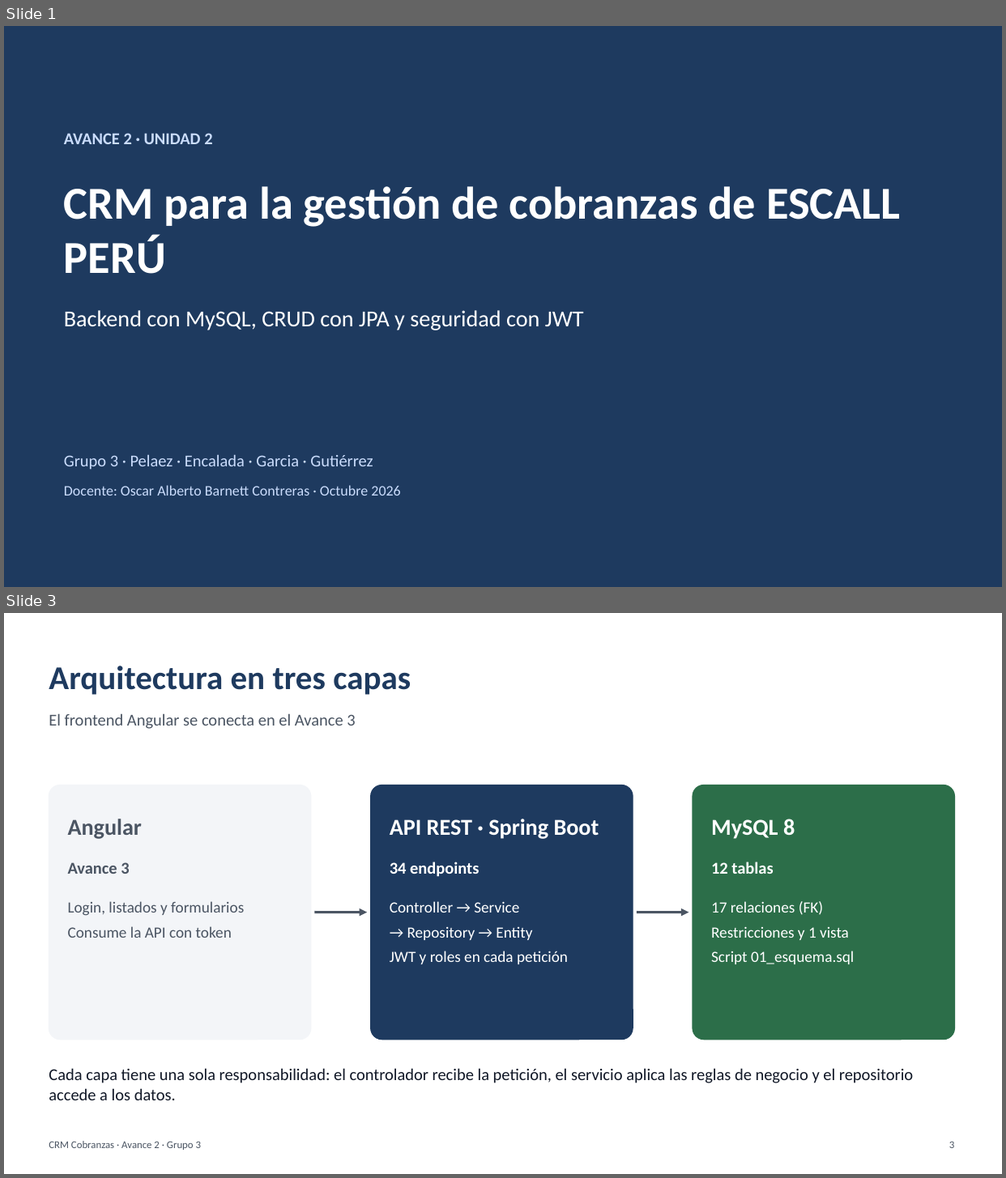
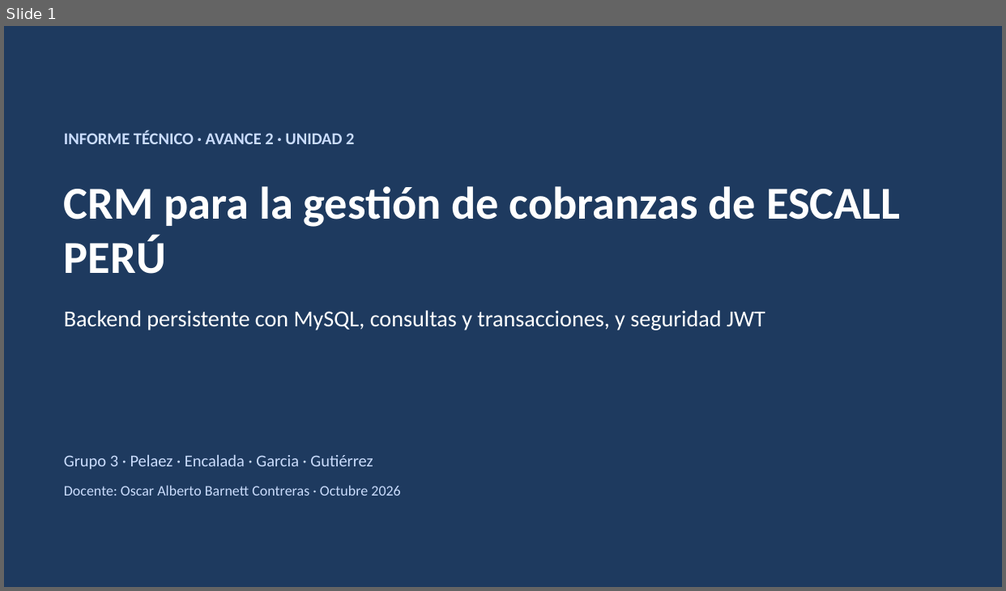
Before and after one commit to PaoloPelaezVillanueva/web, a slide deck: docs/avance-2/Presentacion_Avance_2_CRM_Cobranzas.pptx. Shown one above the other, each under a label of ours: slides 1 and 3 before the commit, slide 1 after it; the slides between them are not shown. The pictures are 1006x1178 and 1006x591 pixels, drawn with LibreOffice and Linux fonts; fonts in the diff are those of the drawing. Boxes give left, top, right and bottom in pixels: in the first picture for what was removed or moved away, otherwise in the second. Text is boxed around its words. In the diff, an @@ line names an element or a change of style, - is before the commit and + after.

Commit message:
Reestructura informe y presentacion segun la rubrica de 12 criterios
- Informe: 12 rubros en el orden de la estructura institucional.
- Consultas JPQL y transacciones documentadas con evidencia.
- Seguridad con usuarios de prueba, reglas por recurso y ejemplos 401/403/404/200.
- Tecnologias con versiones; persistencia tras reinicio marcada como pendiente (MySQL).
- Presentacion con el mismo orden que el informe.

```diff
--- a/docs/avance-2/Presentacion_Avance_2_CRM_Cobranzas.pptx
+++ b/docs/avance-2/Presentacion_Avance_2_CRM_Cobranzas.pptx
@@ slide 3 removed at (4, 613, 1002, 1174), background #FFFFFF @@
@@ text removed at (49, 666, 411, 695) @@
-Arquitectura en tres capas
@@ text removed at (49, 713, 355, 729) @@
-El frontend Angular se conecta en el Avance 3
@@ rounded rectangle removed at (49, 786, 311, 1040) @@
@@ rounded rectangle removed at (371, 786, 633, 1040) @@
@@ rounded rectangle removed at (692, 786, 955, 1040) @@
@@ text removed at (68, 819, 142, 839) @@
-Angular
@@ text removed at (390, 819, 599, 839) @@
-API REST · Spring Boot
@@ text removed at (711, 819, 795, 839) @@
-MySQL 8
@@ text removed at (68, 862, 129, 874) @@
-Avance 3
@@ text removed at (390, 862, 479, 877) @@
-34 endpoints
@@ text removed at (711, 862, 773, 874) @@
-12 tablas
@@ text removed at (68, 901, 244, 938) @@
-Login, listados y formularios
-Consume la API con token
@@ text removed at (390, 901, 568, 965) @@
-Controller → Service
-→ Repository → Entity
-JWT y roles en cada petición
@@ text removed at (711, 901, 854, 965) @@
-17 relaciones (FK)
-Restricciones y 1 vista
-Script 01_esquema.sql
@@ arrow removed from (315, 913) to (367, 913) @@
@@ arrow removed from (637, 913) to (689, 913) @@
@@ text removed at (49, 1068, 913, 1101) @@
-Cada capa tiene una sola responsabilidad: el controlador recibe la petición, el servicio aplica las reglas de negocio y el repositorio accede a los datos.
@@ text removed at (49, 1141, 201, 1150) @@
-CRM Cobranzas · Avance 2 · Grupo 3
@@ text removed at (949, 1141, 954, 1148) @@
-3
@@ slide 1 changed as well @@
@@ text at (64, 130, 354, 144): text changed @@
-AVANCE 2 · UNIDAD 2
+INFORME TÉCNICO · AVANCE 2 · UNIDAD 2
@@ text at (64, 310, 765, 331): text changed @@
-Backend con MySQL, CRUD con JPA y seguridad con JWT
+Backend persistente con MySQL, consultas y transacciones, y seguridad JWT
```
Also in this commit, not shown: 1 other slide changed, 11 slides added, 8 other slides removed, 1 other file.
